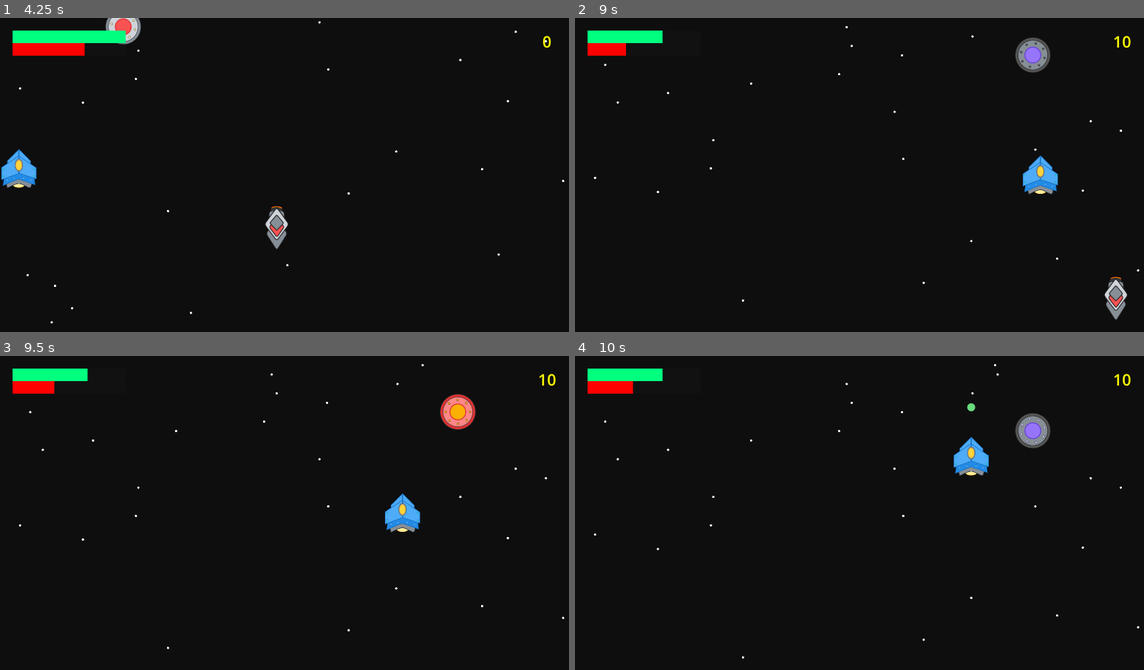
Above: before the commit, frames 1-4 (two rows, left to right).
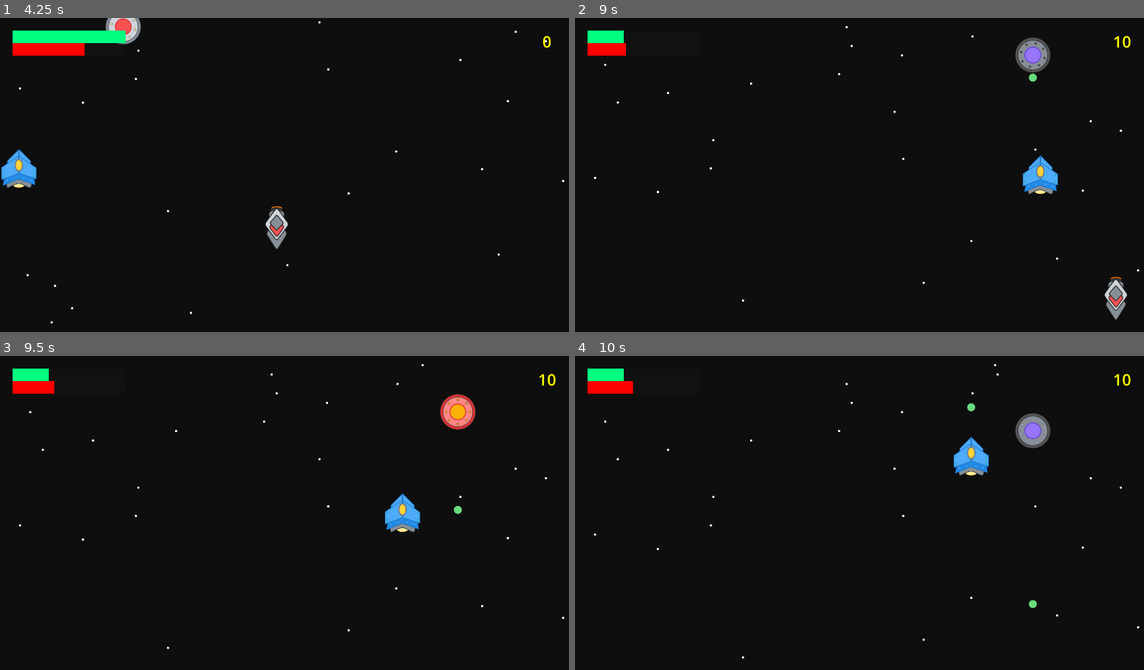
Above: after the commit, the same moments.

Repository: mromphf/nuke-ufos
Game: Godot game, scene res://scenes/main.tscn
Same seed, same stepped clock (60 frames per second), same inputs: the game is played once before the commit and once after it. Sound files missing from this copy of the repository are replaced by a short silence.
Inputs:
- Up to frame 1 (4.25 s): hold W (move_up) 0.53-2.03 s; tap Space (fire) at 0.6, 1.35, 2.3, 2.85, 3.6 s; hold Shift (speed) 2.03-2.78 s; hold Left (move_left) 2.03-3.53 s; hold S (move_down) from 3.53 s (still down)
- Up to frame 2 (9 s): release S (move_down) at 4.28 s; hold D (move_right) 4.28-5.03 s; tap Shift (speed) at 4.35, 8.85 s; tap Space (fire) at 4.55, 5.1, 5.85, 6.8, 7.35, 8.1 s; hold W (move_up) 5.03-5.78 s; hold D (move_right) 5.78-8.03 s; hold Shift (speed) 6.53-7.28 s; hold S (move_down) 8.03-8.78 s; hold Left (move_left) from 8.78 s (still down)
- Up to frame 3 (9.5 s): keep holding Left (move_left); tap Space (fire) at 9.05 s
- Up to frame 4 (10 s): release Left (move_left) at 9.53 s; hold W (move_up) from 9.53 s (still down); tap Space (fire) at 9.6 s

Frame 1 is identical in both runs. In frame 2, 0.3% of the frame differs, in the area x 8-82%, y 4-21%; in frame 3, 0.3%, in the area x 8-83%, y 4-51%; in frame 4, 0.3%.

Commit message:
Dark ufos shoot back.

Diff:
--- a/scenes/dark_ufo.tscn
+++ b/scenes/dark_ufo.tscn
@@ -1,10 +1,11 @@
-[gd_scene load_steps=10 format=3 uid="uid://cuolnrawceou0"]
+[gd_scene load_steps=13 format=3 uid="uid://cuolnrawceou0"]
 
 [ext_resource type="Script" path="res://scripts/dark_ufo.gd" id="1_mx2jc"]
 [ext_resource type="Texture2D" uid="uid://bnuu4t1dk37cf" path="res://imgs/ufo_dark01.svg" id="2_tq0jo"]
 [ext_resource type="Texture2D" uid="uid://dqc4b0wovck6t" path="res://imgs/ufo_dark02.svg" id="3_6ee5g"]
 [ext_resource type="Texture2D" uid="uid://ce0vb0ap2uw0h" path="res://imgs/ufo_hurt.svg" id="4_hescp"]
 [ext_resource type="AudioStream" uid="uid://y3gdggnqxegb" path="res://sfx/explode.mp3" id="5_i2j31"]
+[ext_resource type="AudioStream" uid="uid://bn1cwl15wt114" path="res://sfx/laser.mp3" id="6_jcy34"]
 
 [sub_resource type="SpriteFrames" id="SpriteFrames_5jwcm"]
 animations = [{
@@ -44,11 +45,16 @@
 "flash": SubResource("Animation_2v1sd")
 }
 
+[sub_resource type="RectangleShape2D" id="RectangleShape2D_pk8re"]
+size = Vector2(120, 980)
+
+[sub_resource type="CanvasTexture" id="CanvasTexture_b7vlm"]
+
 [node name="DarkUfo" type="Area2D"]
 collision_layer = 2
 collision_mask = 5
 script = ExtResource("1_mx2jc")
-hp = 5
+hp = 4
 speed = 2.0
 direction = Vector2(0, 1)
 
@@ -75,11 +81,34 @@
 stream = ExtResource("5_i2j31")
 volume_db = -10.0
 
+[node name="Laser" type="AudioStreamPlayer" parent="."]
+stream = ExtResource("6_jcy34")
+volume_db = -25.0
+pitch_scale = 0.75
+
 [node name="Gun" type="Node2D" parent="."]
 visible = false
 
 [node name="Timer" type="Timer" parent="."]
-wait_time = 2.0
+
+[node name="Sight" type="Area2D" parent="."]
+collision_layer = 0
+
+[node name="SightShape" type="CollisionShape2D" parent="Sight"]
+position = Vector2(0, 530)
+shape = SubResource("RectangleShape2D_pk8re")
+
+[node name="TextureRect" type="TextureRect" parent="Sight"]
+visible = false
+modulate = Color(0, 0, 1, 0.113725)
+offset_left = -60.0
+offset_top = 40.0
+offset_right = 60.0
+offset_bottom = 1020.0
+texture = SubResource("CanvasTexture_b7vlm")
 
 [connection signal="area_entered" from="." to="." method="_on_collide"]
 [connection signal="screen_exited" from="Notifier" to="." method="despawn"]
+[connection signal="timeout" from="Timer" to="." method="_fire"]
+[connection signal="area_entered" from="Sight" to="." method="_open_fire"]
+[connection signal="area_exited" from="Sight" to="." method="_close_fire"]
--- a/scenes/player.tscn
+++ b/scenes/player.tscn
@@ -9,7 +9,7 @@
 height = 120.0
 
 [node name="Player" type="Area2D"]
-collision_mask = 2
+collision_mask = 10
 script = ExtResource("1_ficju")
 
 [node name="Sprite" type="Sprite2D" parent="."]
--- a/scripts/dark_ufo.gd
+++ b/scripts/dark_ufo.gd
@@ -1,3 +1,24 @@
 extends Ufo
 
 class_name DarkUfo
+
+var laser: PackedScene = preload("res://scenes/laser.tscn")
+
+func _close_fire(_body):
+	$Timer.stop()
+
+func _open_fire(_body):
+	call_deferred(&"_fire")
+	$Timer.start();
+
+func _fire():
+	var shot = laser.instantiate()
+	$Laser.play()
+	shot.global_position = $Gun.global_position
+	shot.set_collision_layer_value(4, true)
+	shot.set_collision_mask_value(1, true)
+
+	shot.set_collision_layer_value(3, false)
+	shot.set_collision_mask_value(2, false)
+	shot.direction = Vector2(0, 1)
+	get_parent().add_child(shot)
--- a/scripts/ufo.gd
+++ b/scripts/ufo.gd
@@ -4,7 +4,7 @@
 
 func _process(_delta):
 	super(_delta)
-	rotate(PI / 180)
+	$Sprite.rotate(PI / 180)
 
 
 func _on_collide(body):
